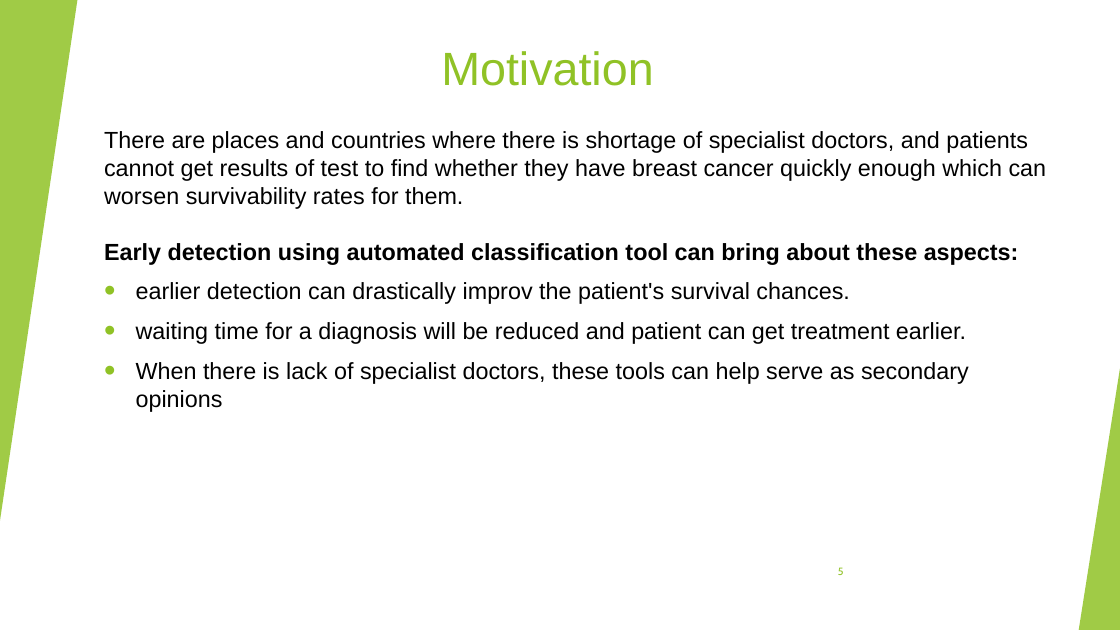
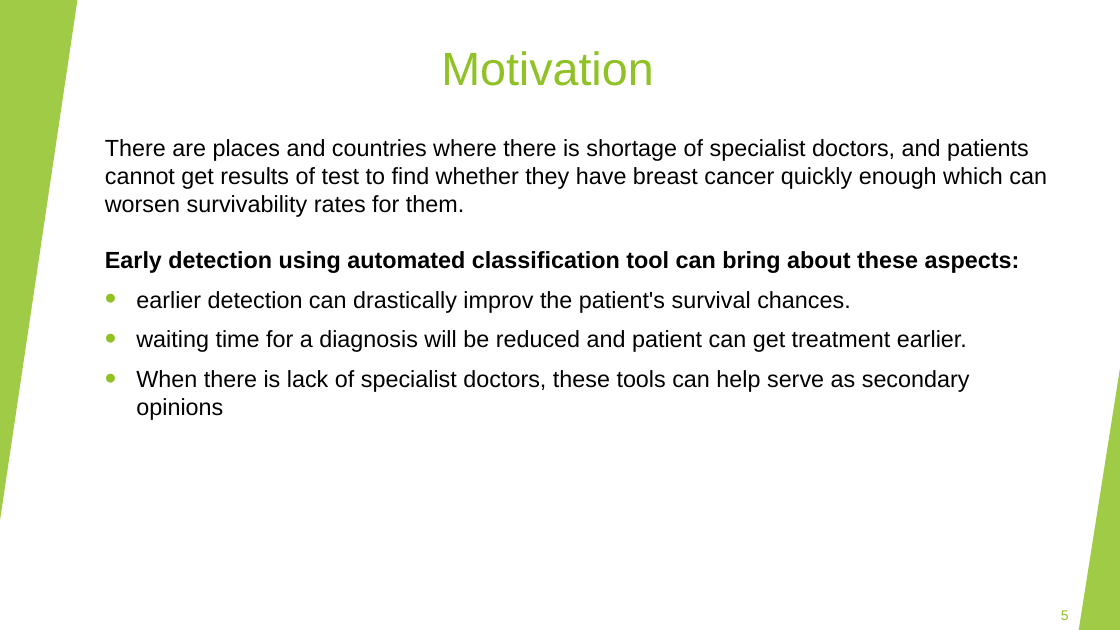
Before and after one commit to Shenhav26/Final_project, a slide deck: slide 5 of capstone project phase A.pptx. Drawn at 1120x630 pixels with LibreOffice and Linux fonts; fonts in the diff are those of the drawing. Boxes give left, top, right and bottom in pixels: in the first picture for what was removed or moved away, otherwise in the second. Text is boxed around its words. In the diff, an @@ line names an element or a change of style, - is before the commit and + after.

```diff
--- a/capstone project phase A.pptx
+++ b/capstone project phase A.pptx
@@ text "There are places and countries ...": place and size @@
-text "There are places and countries ..." at (104,131,1047,412)
+text "There are places and countries ..." at (105,139,1047,420)
@@ page number: place and size @@
-page number at (838,567,844,575)
+page number at (1061,610,1069,620)
@@ page number at (1061,610,1069,620): size 9 to 12 pt, font Cabin to Arial @@
```
Also in this commit, not shown: 17 other slides changed, 1 slide removed.
